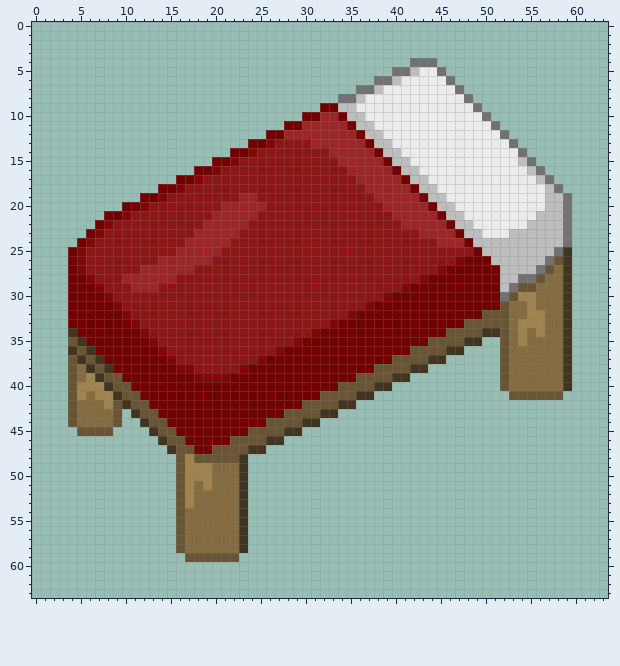
Two states of a pixel-art sprite, textures/items/bed_red.png. Above: the version before the commit.
The file is 64x64 pixels.
The same view after the edit:
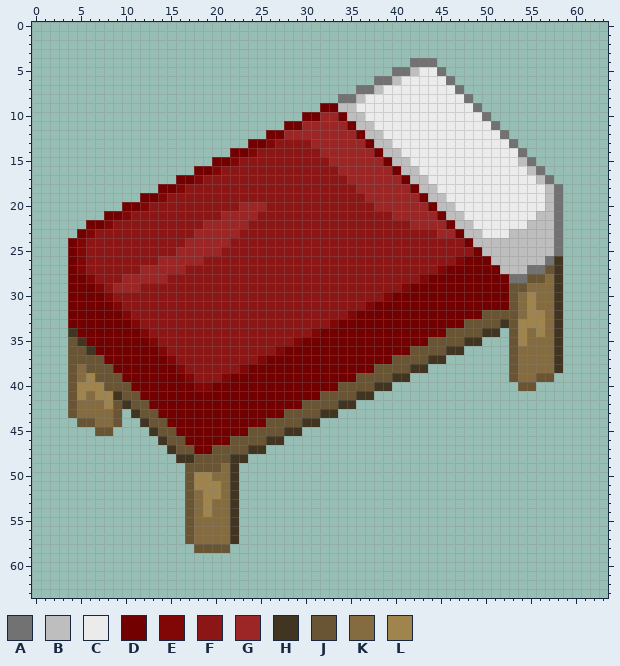
Palette (. is transparent): A #727272  B #bebebe  C #ebebeb  D #720000  E #810707  F #8c1515  G #9c2626  H #413421  J #695433  K #846c40  L #9f844d
From old to new:
Changed rows in their new state; - is an unchanged pixel.
first column x 4:
14 ----------------------------G---------------------------
15 -----------------------------G--------------------------
16 ------------------------------G-------------------------
17 -------------------------------G------------------------
18 --------------------------------G-----------------------
19 -------------------FF------------G--------------------A.
20 -----------------FF---------------G-------------------A.
21 ----------------F-------------------------------------A.
22 --D----------------------------------F----------------A.
23 -DEF-----------------------------------FF-------------A.
24 DEF--------------------------------------FFF----------A.
25 -------------------------------------------------------.
26 ---------------F--------------------------------------H.
27 -------------F-------------------------------------A--H.
28 -----------F------------------------------------DA-J--H.
29 -----GG-FF--------------------------------------DJ-K--H.
30 ------------------------------------------------D-K---H.
31 ------------------------------------------------DJ----H.
32 -------------------------------------------------J----H.
33 ------------------------------------------------HJ----H.
34 ------------------------------------------------.J----H.
35 ------------------------------------------------.J----H.
36 J-----------------------------------------------.J----H.
37 -J-J--------------------------------------------.J----H.
38 --J-J--------F----------------------------------.J----H.
39 ---J---------EFFF-------------------------------.J--JJ..
40 ----J---------EE--------------------------------..JJ....
41 -------------------------------------------------......-
44 .JJ-----------------------------------------------------
45 -..-----------------------------------------------------
48 ------------HH----H-------------------------------------
49 ------------.JJJJ-H.------------------------------------
50 ------------.J----H.------------------------------------
51 ------------.JL-L-H.------------------------------------
52 ------------.J-LL-H.------------------------------------
53 ------------.J-L--H.------------------------------------
54 ------------.J-L--H.------------------------------------
55 ------------.J----H.------------------------------------
56 ------------.J----H.------------------------------------
57 ------------.J----H.------------------------------------
58 ------------..JJJJ..------------------------------------
59 -------------......-------------------------------------
